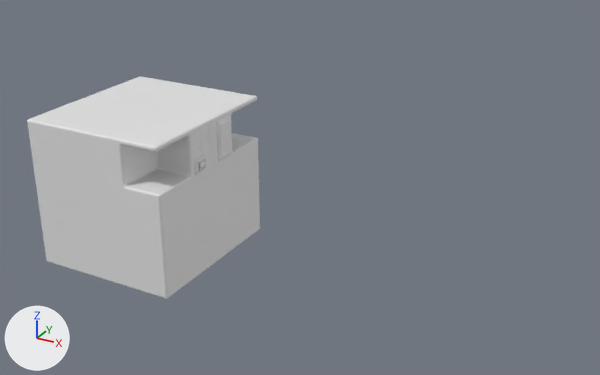
The Blender file walle.blend: old version first, new version second.
Before and after are seen from a 50 mm lens placed at (6.66, -8.02, 4.35), pointed at (1.98, 0.49, 0.1). Arrows for +X, +Y and +Z are at lower left; the lights stay in place. Mesh edges are drawn as thin lines on the coarser meshes.
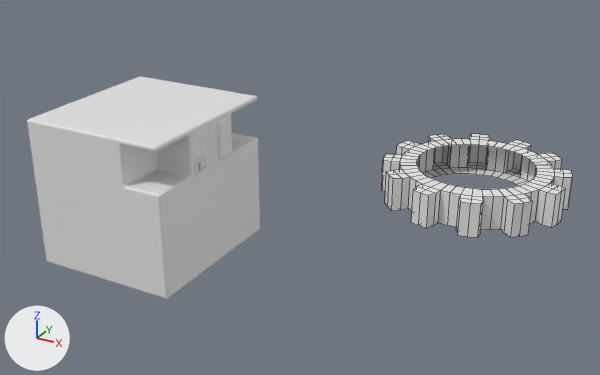
Patch to the scene script:
```diff
--- a/walle.blend.py
+++ b/walle.blend.py
@@ me_gear @@
+me_gear.from_pydata(...)  # 336 vertices, 288 faces; spans x -1.09..1.09, y -1.09..1.09, z -0.2..0.2
@@ ob_gear @@
+ob_gear = bpy.data.objects.new('Gear', me_gear)
+ob_gear.location = (4.076, 1.005, 0.431)
```

Boxes (x1, y1, x2, y2) around the edits, measured in the pictures (600 x 375 px):
'Gear', added
    after: (382, 134, 573, 237)
